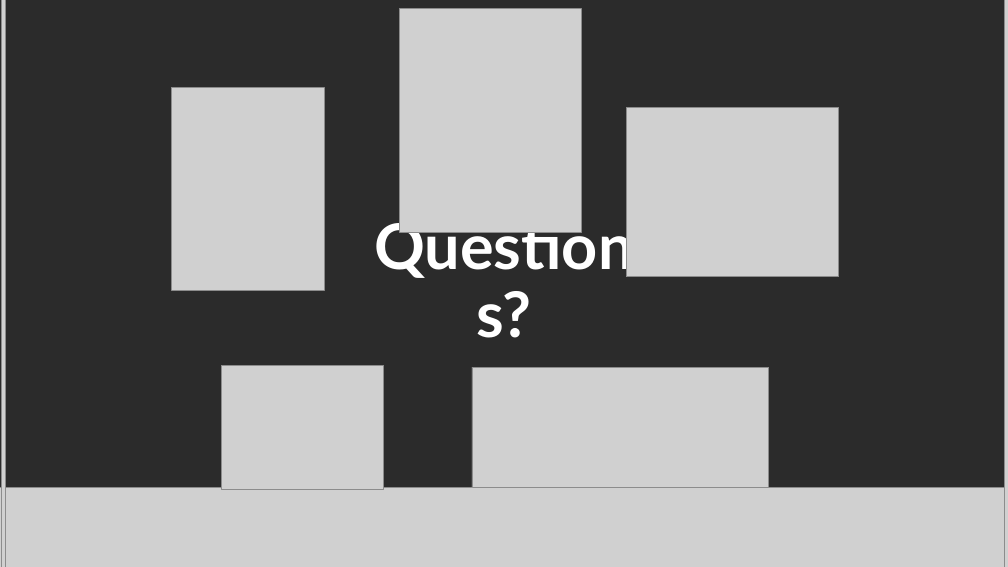
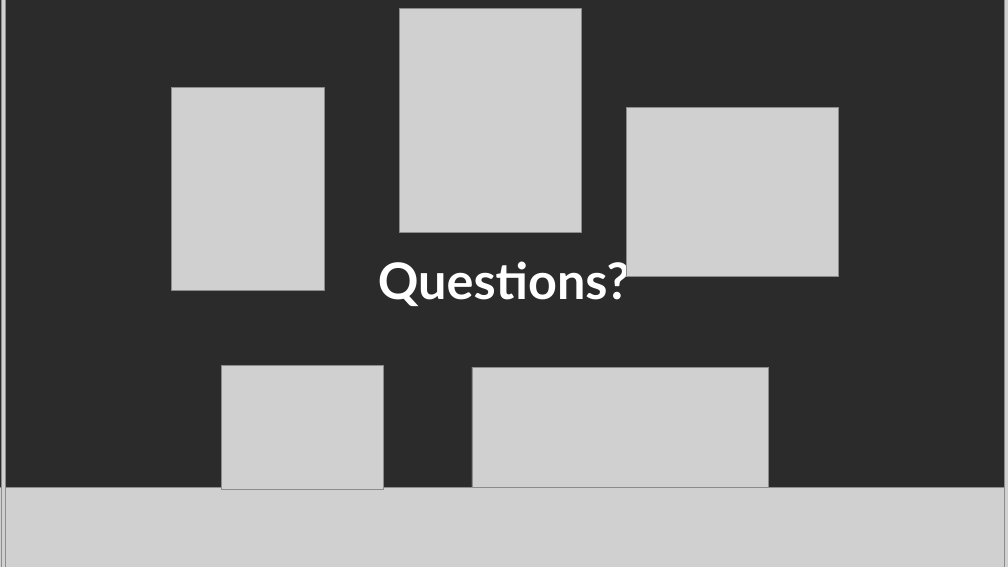
Before and after one commit to LoloMarty/2024-, a slide deck: slide 25 of CS4210/finalPresentation.pptx (slide 52 before the commit). Drawn at 1008x567 pixels with LibreOffice and Linux fonts; fonts in the diff are those of the drawing; grey boxes stand for pictures; background and template pictures are left out; a plain dark background stands for a picture behind light text. Boxes give left, top, right and bottom in pixels: in the first picture for what was removed or moved away, otherwise in the second. Text is boxed around its words. In the diff, an @@ line names an element or a change of style, - is before the commit and + after.

```diff
--- a/CS4210/finalPresentation.pptx
+++ b/CS4210/finalPresentation.pptx
@@ text "Questions?" at bbox=[378, 256, 630, 306]: size 60 to 48 pt @@
```
Also in this commit, not shown: 3 other slides changed, 27 slides removed.
